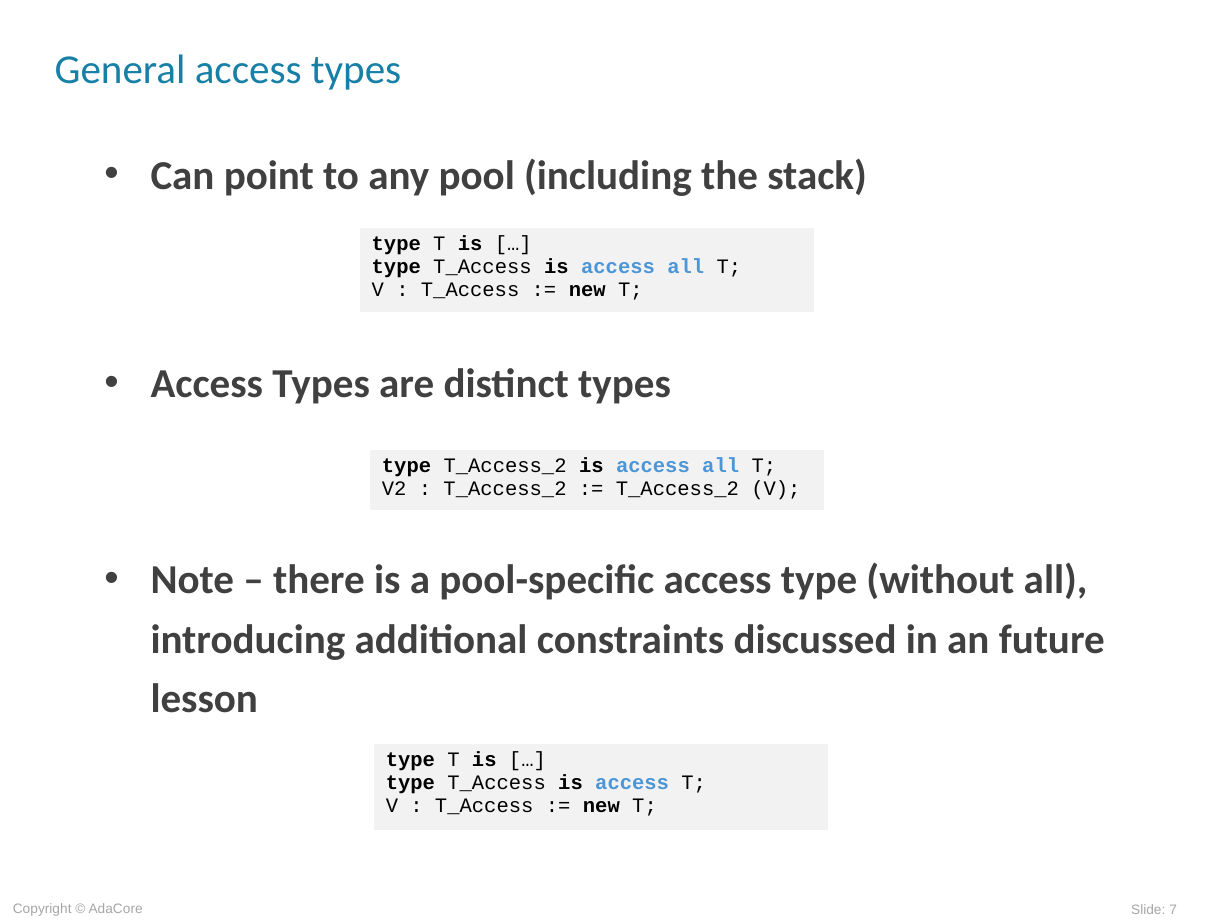
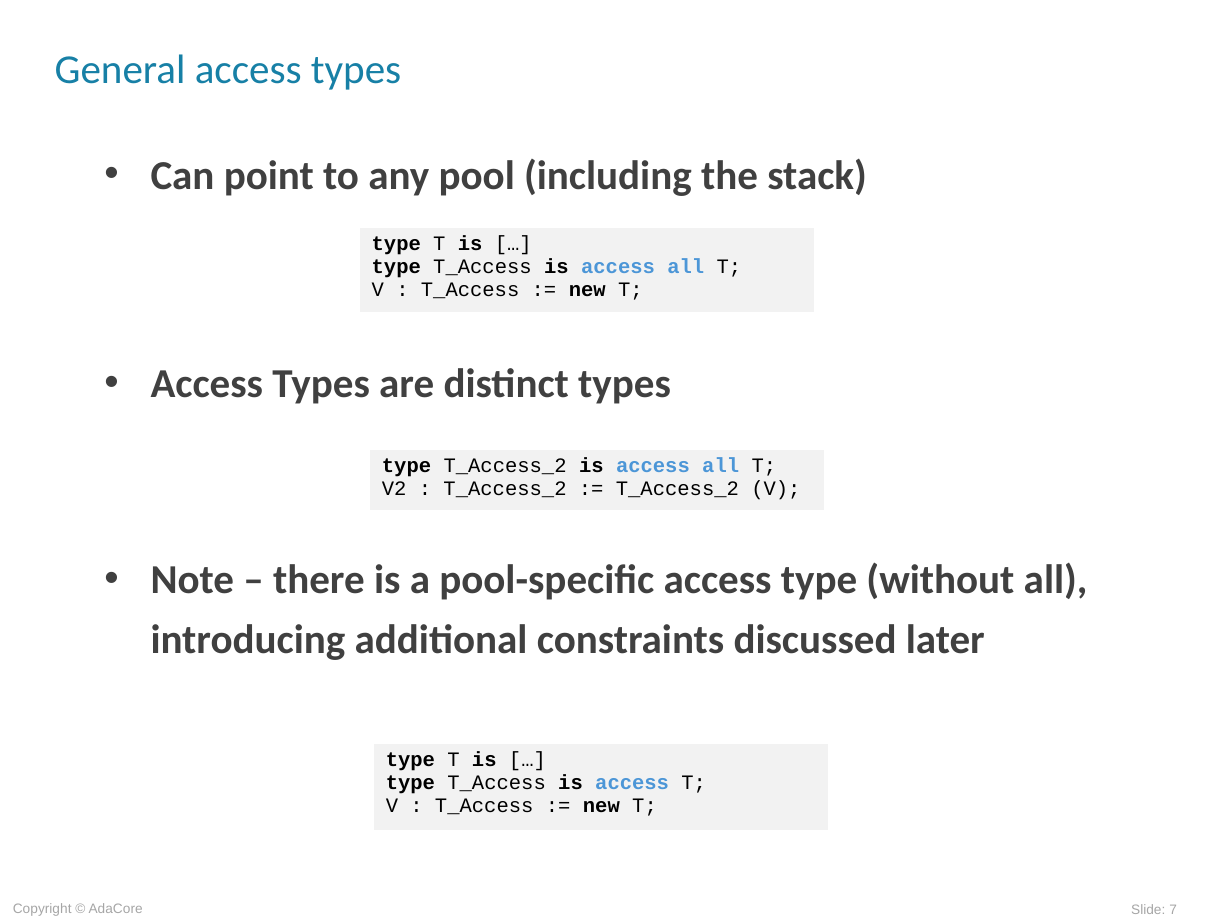
Before and after one commit to AdaCoreU/Courses, a slide deck: slide 7 of lectures/03_Programming_in_the_Large/03_Access_Types/slides/Access_Types.ppt. Drawn at 1232x924 pixels with LibreOffice and Linux fonts; fonts in the diff are those of the drawing; background and template pictures are left out. Boxes give left, top, right and bottom in pixels: in the first picture for what was removed or moved away, otherwise in the second. Text is boxed around its words. In the diff, an @@ line names an element or a change of style, - is before the commit and + after.

```diff
--- a/lectures/03_Programming_in_the_Large/03_Access_Types/slides/Access_Types.ppt
+++ b/lectures/03_Programming_in_the_Large/03_Access_Types/slides/Access_Types.ppt
@@ text at [151,562,1088,660]: text changed @@
-• Note – there is a pool-specific access type (without all), introducing additional constraints discussed in an future lesson
+• Note – there is a pool-specific access type (without all), introducing additional constraints discussed later
```
Also in this commit, not shown: 5 other files.
